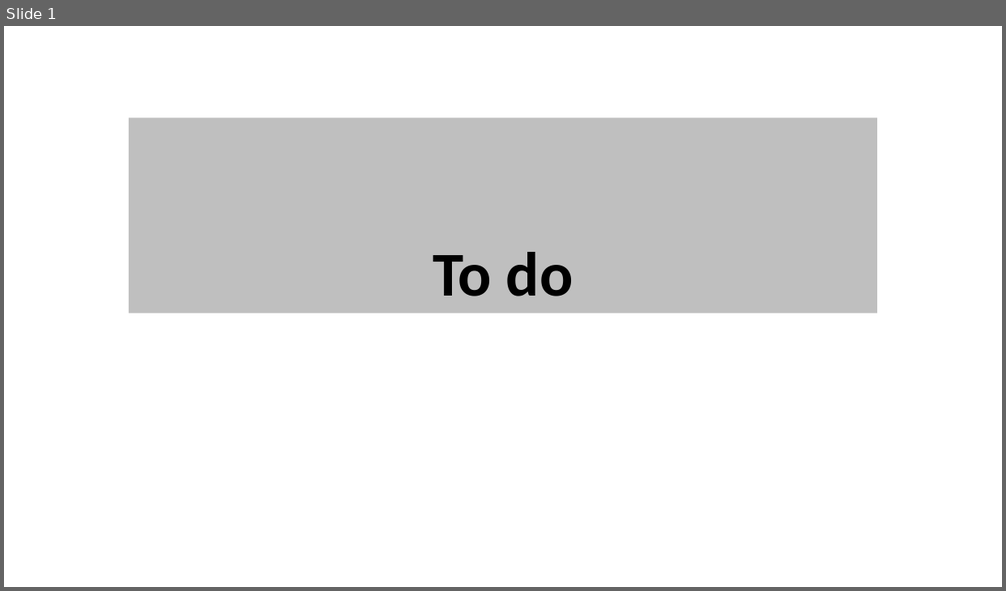
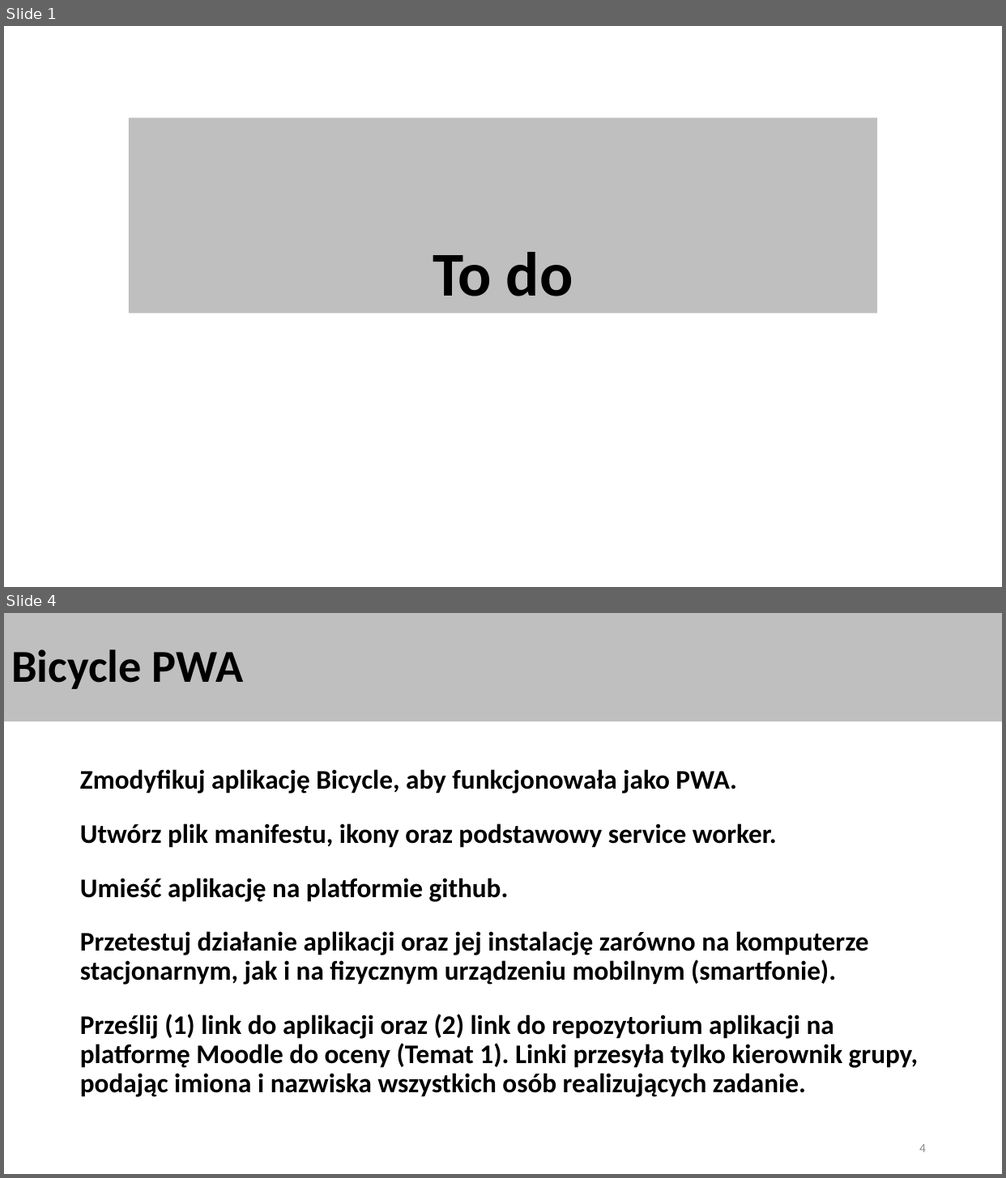
Before and after one commit to wojtowiczm/psm, a slide deck: 03-ProgressiveWebApp/ProgressiveWebApp-ToDo.pptx. Shown one above the other, each under a label of ours: slide 1 before the commit, slides 1 and 4 after it; the slides between them are not shown. The pictures are 1006x591 and 1006x1178 pixels, drawn with LibreOffice and Linux fonts; fonts in the diff are those of the drawing. Boxes give left, top, right and bottom in pixels: in the first picture for what was removed or moved away, otherwise in the second. Text is boxed around its words. In the diff, an @@ line names an element or a change of style, - is before the commit and + after.

```diff
--- a/03-ProgressiveWebApp/ProgressiveWebApp-ToDo.pptx
+++ b/03-ProgressiveWebApp/ProgressiveWebApp-ToDo.pptx
@@ slide 4 added at <box>4,613,1002,1174</box>, background #FFFFFF @@
@@ title added at <box>4,613,1002,722</box>, fill #BFBFBF, 44 pt, text #000000, bold @@
+Bicycle PWA
@@ text added at <box>80,769,918,1097</box>, 25.9 pt, text #000000, bold @@
+Zmodyfikuj aplikację Bicycle, aby funkcjonowała jako PWA.
+Utwórz plik manifestu, ikony oraz podstawowy service worker.
+Umieść aplikację na platformie github.
+Przetestuj działanie aplikacji oraz jej instalację zarówno na komputerze stacjonarnym, jak i na fizycznym urządzeniu mobilnym (smartfonie).
+Prześlij (1) link do aplikacji oraz (2) link do repozytorium aplikacji na platformę Moodle do oceny (Temat 1). Linki przesyła tylko kierownik grupy, podając imiona i nazwiska wszystkich osób realizujących zadanie.
@@ page number added at <box>919,1144,926,1152</box>, 12 pt, text #8C8C8C @@
+4
```
Also in this commit, not shown: 2 other slides added, 1 other file.
